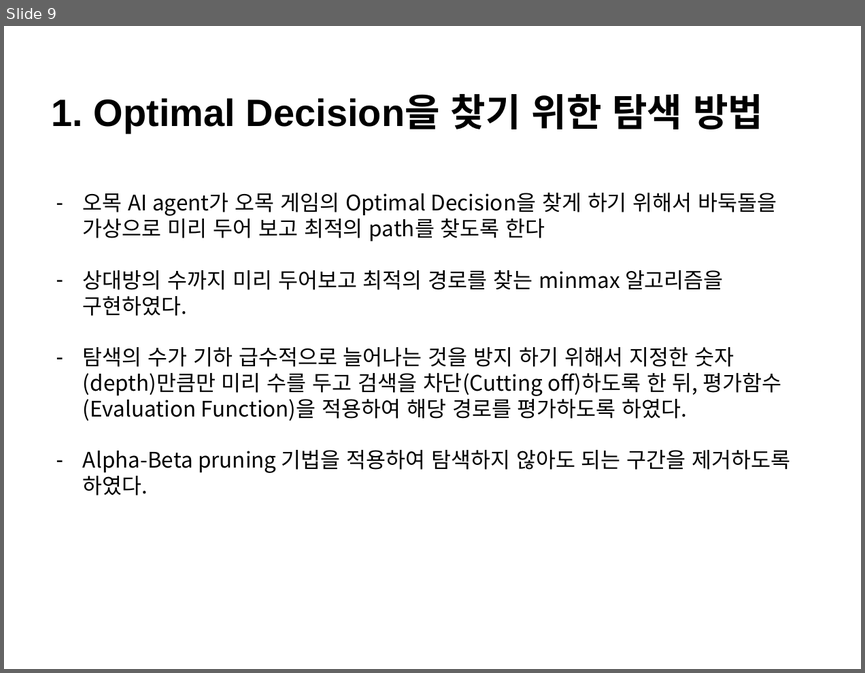
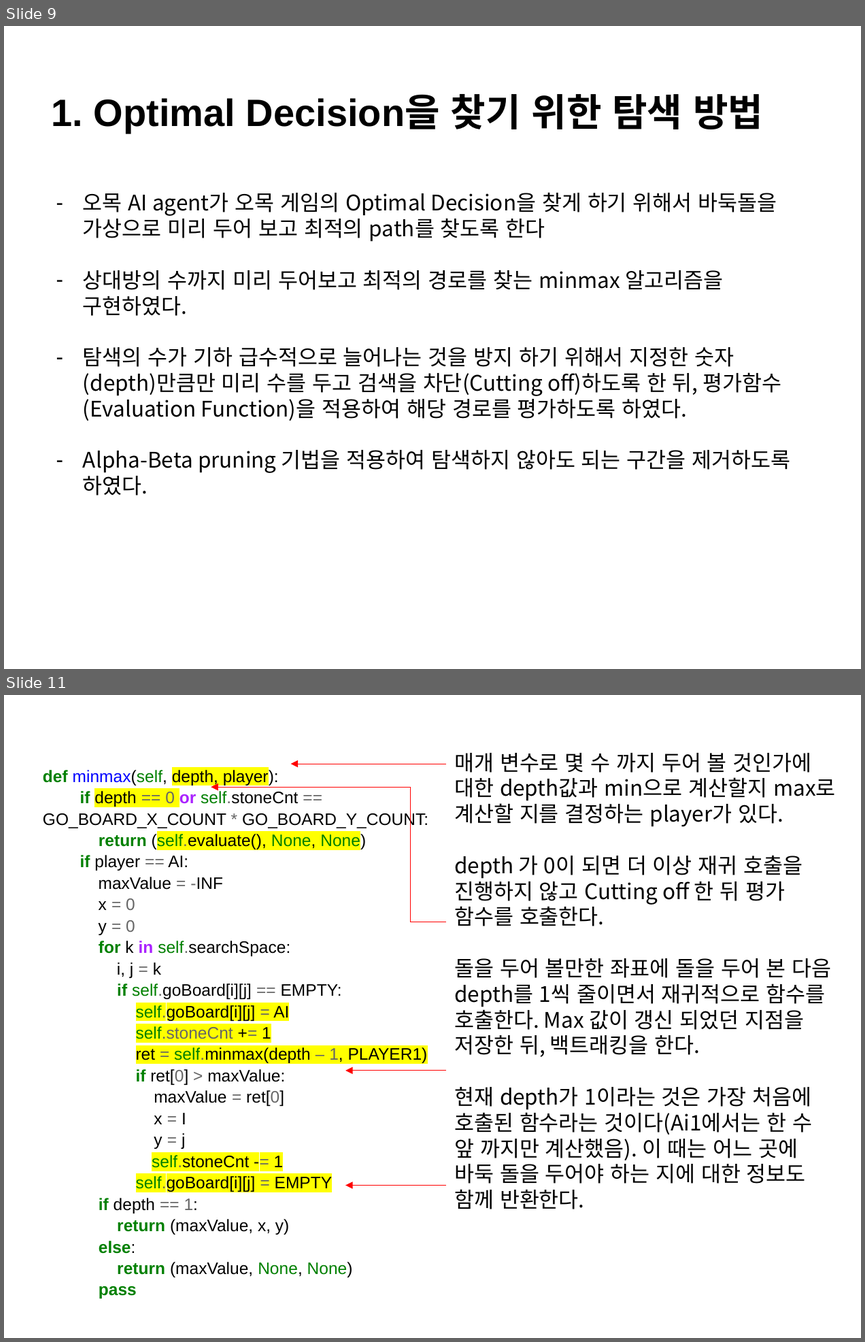
Before and after one commit to ChanJun-Park/AI_Gomoku, a slide deck: 최종보고서.pptx. Shown one above the other, each under a label of ours: slide 9 before the commit, slides 9 and 11 after it; the slides between them are not shown. The pictures are 865x673 and 865x1342 pixels, drawn with LibreOffice and Linux fonts; fonts in the diff are those of the drawing. Boxes give left, top, right and bottom in pixels: in the first picture for what was removed or moved away, otherwise in the second. Text is boxed around its words. In the diff, an @@ line names an element or a change of style, - is before the commit and + after.

```diff
--- a/최종보고서.pptx
+++ b/최종보고서.pptx
@@ slide 11 added at (x1=4, y1=695, x2=861, y2=1338), background #FFFFFF @@
@@ text added at (x1=454, y1=753, x2=836, y2=1209), 18 pt, text #000000 @@
+매개 변수로 몇 수 까지 두어 볼 것인가에 대한 depth값과 min으로 계산할지 max로 계산할 지를 결정하는 player가 있다.
+depth 가 0이 되면 더 이상 재귀 호출을 진행하지 않고 Cutting off 한 뒤 평가 함수를 호출한다.
+돌을 두어 볼만한 좌표에 돌을 두어 본 다음 depth를 1씩 줄이면서 재귀적으로 함수를 호출한다. Max 값이 갱신 되었던 지점을 저장한 뒤, 백트래킹을 한다.
+현재 depth가 1이라는 것은 가장 처음에 호출된 함수라는 것이다(Ai1에서는 한 수 앞 까지만 계산했음). 이 때는 어느 곳에 바둑 돌을 두어야 하는 지에 대한 정보도 함께 반환한다.
@@ text added at (x1=43, y1=768, x2=428, y2=1298), 14 pt, text #000000 @@
+def minmax(self, depth, player):
+if depth == 0 or self.stoneCnt == GO_BOARD_X_COUNT * GO_BOARD_Y_COUNT:
+return (self.evaluate(), None, None)
+if player == AI:
+maxValue = -INF
+x = 0
+y = 0
+for k in self.searchSpace:
+i, j = k
+if self.goBoard[i][j] == EMPTY:
+self.goBoard[i][j] = AI
+self.stoneCnt += 1
+ret = self.minmax(depth – 1, PLAYER1)
+if ret[0] > maxValue:
+maxValue = ret[0]
+x = I
+y = j
+self.stoneCnt -= 1
+self.goBoard[i][j] = EMPTY
+if depth == 1:
+return (maxValue, x, y)
+else:
+return (maxValue, None, None)
+pass
@@ arrow added from (446, 764) to (291, 764), #FF0000 0.5 pt @@
@@ elbow arrow added from (446, 922) to (211, 787), #FF0000 0.5 pt @@
@@ arrow added from (446, 1070) to (346, 1070), #FF0000 0.5 pt @@
@@ arrow added from (446, 1185) to (346, 1185), #FF0000 0.5 pt @@
```
Also in this commit, not shown: 6 slides changed, 6 other slides added, 2 slides removed, 9 other files.
